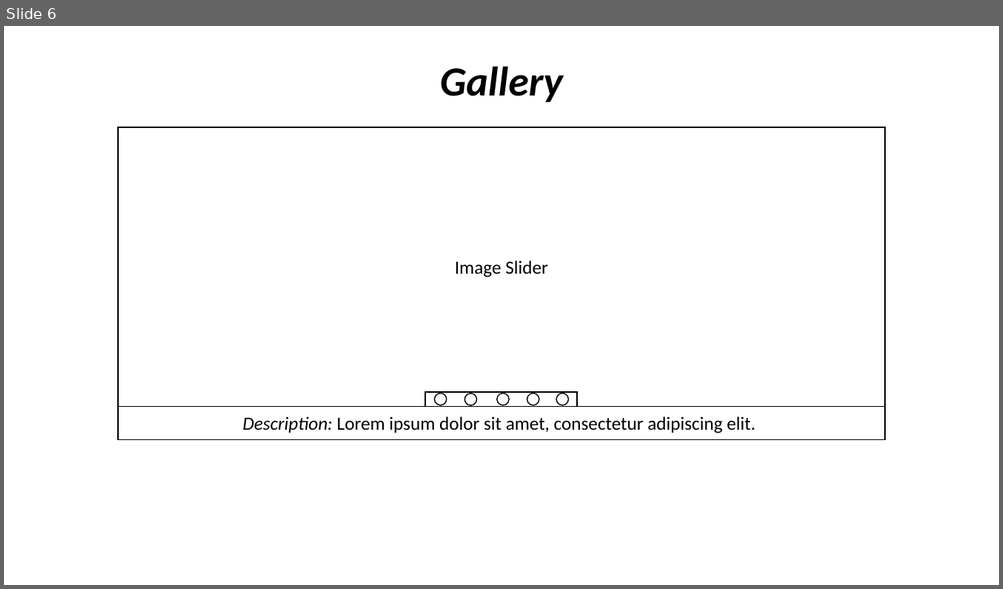
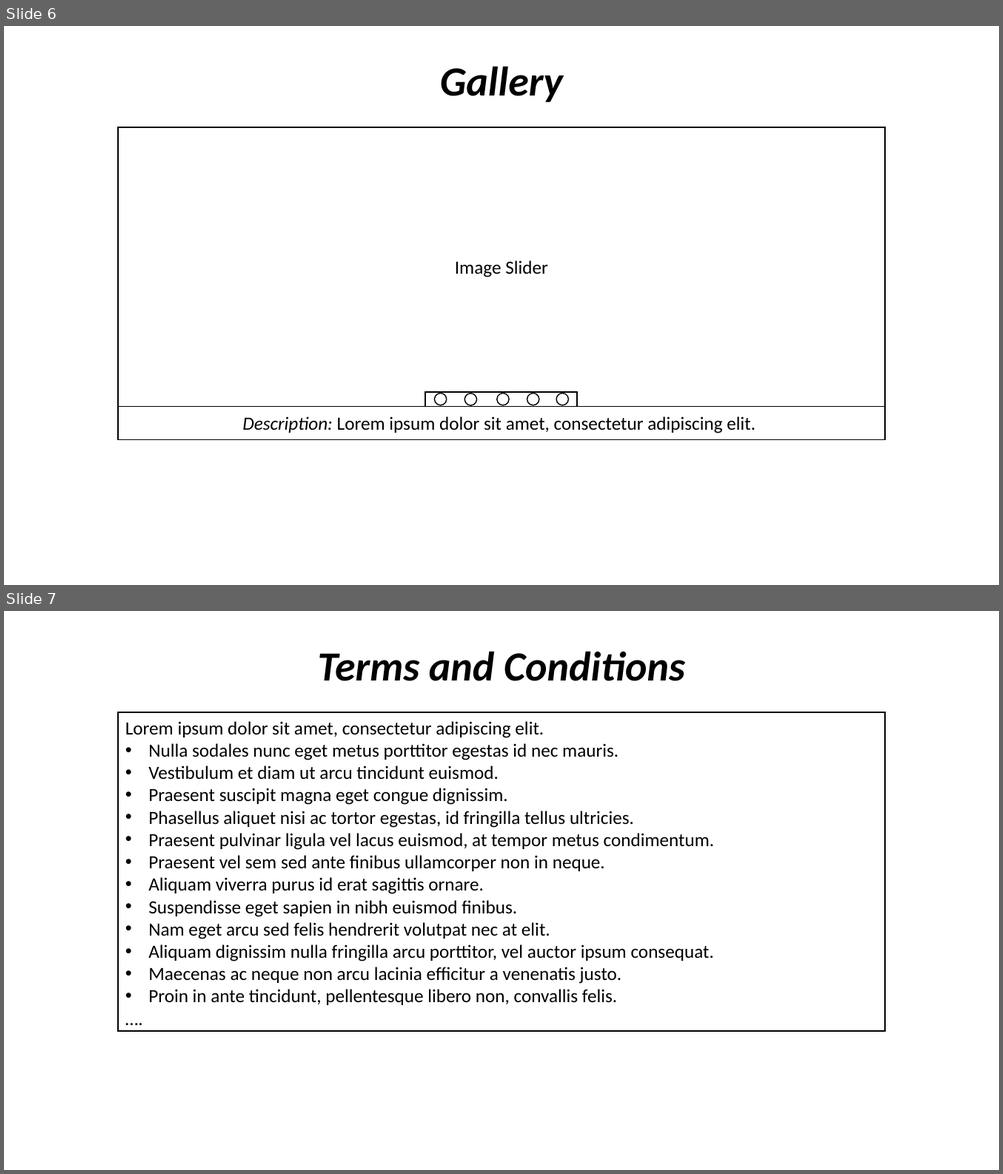
Before and after one commit to carlkassebaum/carob-cottage, a slide deck: documentation/flow_diagrams/Diagrams.pptx. Shown one above the other, each under a label of ours: slide 6 before the commit, slides 6 and 7 after it. The pictures are 1003x589 and 1003x1174 pixels, drawn with LibreOffice and Linux fonts; fonts in the diff are those of the drawing. Boxes give left, top, right and bottom in pixels: in the first picture for what was removed or moved away, otherwise in the second. Text is boxed around its words. In the diff, an @@ line names an element or a change of style, - is before the commit and + after.

Commit message:
Issue #1 - adding terms and conditions page

```diff
--- a/documentation/flow_diagrams/Diagrams.pptx
+++ b/documentation/flow_diagrams/Diagrams.pptx
@@ slide 7 added at [4, 611, 999, 1170], background #FFFFFF @@
@@ text added at [318, 651, 685, 681], 40 pt, text #000000, bold, italic @@
+Terms and Conditions
@@ rectangle added at [118, 712, 885, 1032], fill #FFFFFF, outline #000000 1 pt @@
@@ text added at [125, 721, 714, 1005], 18 pt, text #000000 @@
+Lorem ipsum dolor sit amet, consectetur adipiscing elit.
+• Nulla sodales nunc eget metus porttitor egestas id nec mauris.
+• Vestibulum et diam ut arcu tincidunt euismod.
+• Praesent suscipit magna eget congue dignissim.
+• Phasellus aliquet nisi ac tortor egestas, id fringilla tellus ultricies.
+• Praesent pulvinar ligula vel lacus euismod, at tempor metus condimentum.
+• Praesent vel sem sed ante finibus ullamcorper non in neque.
+• Aliquam viverra purus id erat sagittis ornare.
+• Suspendisse eget sapien in nibh euismod finibus.
+• Nam eget arcu sed felis hendrerit volutpat nec at elit.
+• Aliquam dignissim nulla fringilla arcu porttitor, vel auctor ipsum consequat.
+• Maecenas ac neque non arcu lacinia efficitur a venenatis justo.
+• Proin in ante tincidunt, pellentesque libero non, convallis felis.
+….
```
Also in this commit, not shown: 1 slide changed, 1 other file.
